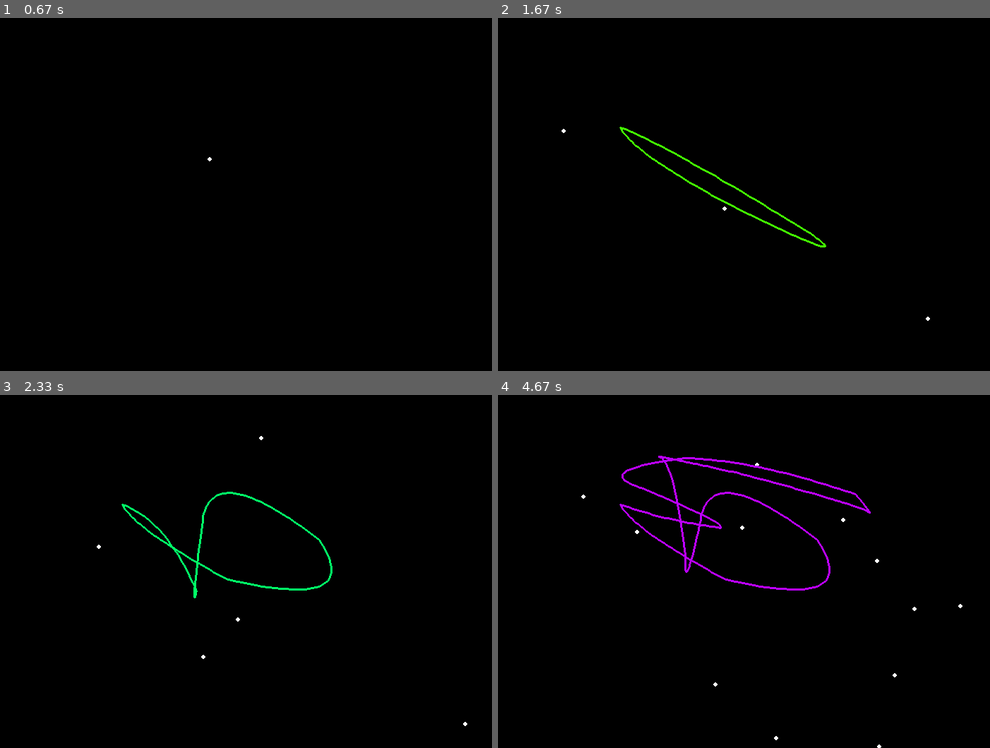
Above: before the commit, frames 1-4 (two rows, left to right).
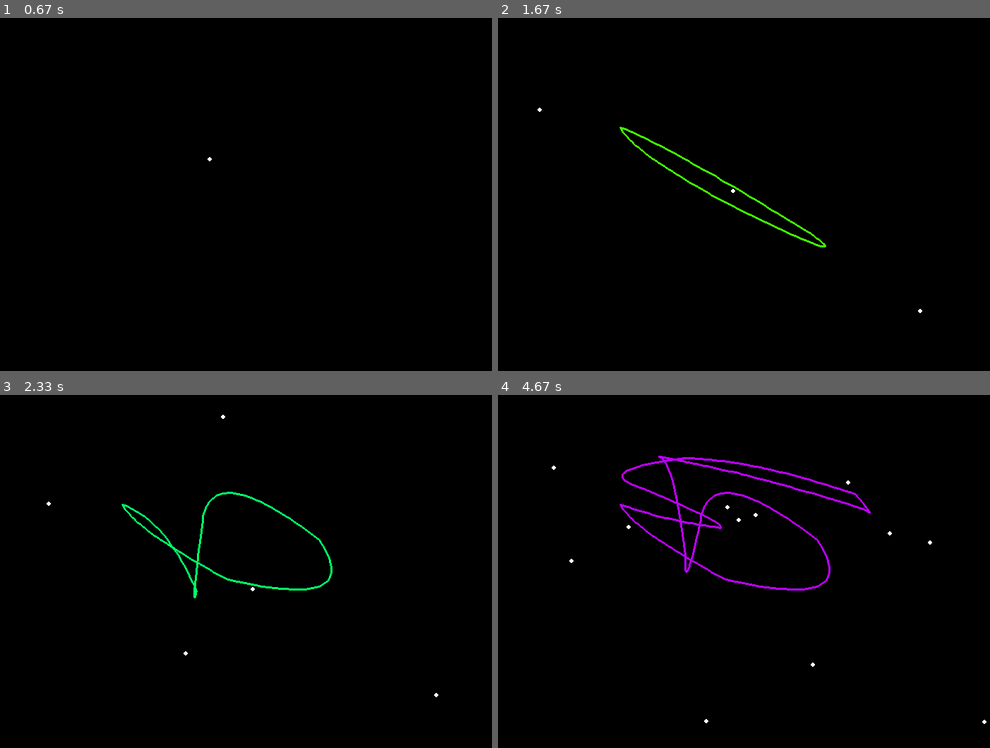
Above: after the commit, the same moments.

Repository: KonstantinSKY/python_lab
Game: pygame game, started from saver/saver.py
Two runs of this game, one before a commit and one after it. Both use one fixed random seed, a clock stepped at 60 frames per second and the inputs below.
Inputs (mouse positions are in pixels of both pictures, inside the frame that each line leads up to):
- Up to frame 1 (0.67 s): click (211, 159) at 0.38 s
- Up to frame 2 (1.67 s): tap P at 0.67 s; click (532, 95) at 1.05 s; click (916, 307) at 1.38 s
- Up to frame 3 (2.33 s): click (outside the picture) at 1.72 s; click (182, 645) at 2.05 s
- Up to frame 4 (4.67 s): click (689, 465) at 2.38 s; click (625, 447) at 2.72 s; click (857, 500) at 3.05 s; click (881, 525) at 3.38 s; click (827, 462) at 3.72 s; click (542, 455) at 4.05 s; click (734, 518) at 4.38 s

Frame 1 is identical in both runs. In frame 2, less than 0.1% of the frame differs, in the area x 8-88%, y 25-86%; in frame 3, less than 0.1%; in frame 4, 0.2%, in the area x 10-100%, y 19-100%.

Commit message:
1 refactoring saver

Diff:
--- a/saver/saver.py
+++ b/saver/saver.py
@@ -9,37 +9,56 @@
 
 
 class Vec2d:
+    def __init__(self, point):
+        self.point = list(point)
+
+    def __add__(self, other):
+        return Vec2d((self.point[0] + other.point[0], self.point[1] + other.point[1]))
+
+
+class Point:
     points_new = []
     diameter = 3
     color = (255, 255, 255)
 
-    def __init__(self, point, speed):
-        self.point = point
-        self.speed = speed
-        self.x_point = point[0]
-        self.y_point = point[1]
-        self.x_speed = speed[0]
-        self.y_speed = speed[1]
-        print(self.y_point)
-        Vec2d.points_new.append(self)
-
-    def add(self):
-        self.x_point += self.x_speed
-        self.y_point += self.y_speed
-        if self.x_point > SCREEN_DIM[0] or self.x_point < 0:
-            self.x_speed *= -1
-        if self.y_point > SCREEN_DIM[1] or self.y_point < 0:
-            self.y_speed *= -1
+    def __init__(self, point):
+        self.point = Vec2d(point)
+        self.speed = Vec2d((random.random(), random.random()))
+        self.x = self.point.point[0]
+        self.y = self.point.point[1]
+        Point.points_new.append(self)
+        print(Point.points_new)
+
+    def set(self):
+        self.point += self.speed
+        self.x = self.point.point[0]
+        self.y = self.point.point[1]
+
+        if self.x > SCREEN_DIM[0] or self.x < 0:
+            self.speed.point[0] *= -1
+        if self.y > SCREEN_DIM[1] or self.y < 0:
+            self.speed.point[1] *= -1
 
     @classmethod
     def set_points(cls):
         """функция перерасчета координат опорных точек"""
-        [point.add() for point in cls.points_new]
+        [point.set() for point in cls.points_new]
 
     @classmethod
     def draw_points(cls, display_obj):
         for point in cls.points_new:
-            pygame.draw.circle(display_obj, cls.color, (int(point.x_point), int(point.y_point)), cls.diameter)
+            pygame.draw.circle(display_obj, cls.color, (int(point.x), int(point.y)), cls.diameter)
+
+
+# class Polyline:
+#
+#     def __int__(self, point_1, point_2):
+#         pass
+#
+#     @classmethod
+#     def draw_lines(cls, display_obj):
+#         for point in cls.points_new:
+#             pygame.draw.circle(display_obj, cls.color, (int(point.x_point), int(point.y_point)), cls.diameter)
 
 
 # =======================================================================================
@@ -145,14 +164,14 @@
     return res
 
 
-def set_points(points, speeds):
-    """функция перерасчета координат опорных точек"""
-    for p in range(len(points)):
-        points[p] = add(points[p], speeds[p])
-        if points[p][0] > SCREEN_DIM[0] or points[p][0] < 0:
-            speeds[p] = (- speeds[p][0], speeds[p][1])
-        if points[p][1] > SCREEN_DIM[1] or points[p][1] < 0:
-            speeds[p] = (speeds[p][0], -speeds[p][1])
+# def set_points(points, speeds):
+#     """функция перерасчета координат опорных точек"""
+#     for p in range(len(points)):
+#         points[p] = add(points[p], speeds[p])
+#         if points[p][0] > SCREEN_DIM[0] or points[p][0] < 0:
+#             speeds[p] = (- speeds[p][0], speeds[p][1])
+#         if points[p][1] > SCREEN_DIM[1] or points[p][1] < 0:
+#             speeds[p] = (speeds[p][0], -speeds[p][1])
 
 
 # =======================================================================================
@@ -194,23 +213,22 @@
 
             if event.type == pygame.MOUSEBUTTONDOWN:
                 points.append(event.pos)
-                print(event.pos)
-                speeds.append((random.random() * 2, random.random() * 2))
-
-                Vec2d(event.pos, (random.random() * 2, random.random() * 2))
-                print(Vec2d.points_new)
+                # print(event.pos)
+                #speeds.append((random.random() * 2, random.random() * 2))
+
+                Point(event.pos)
+                #print(Vec2d.points_new)
 
         gameDisplay.fill((0, 0, 0))
         hue = (hue + 1) % 360
         color.hsla = (hue, 100, 50, 100)
         # draw_points(points)
-        Vec2d.draw_points(gameDisplay)
+        Point.draw_points(gameDisplay)
 
         draw_points(get_knot(points, steps), "line", 3, color)
         if not pause:
-
             # set_points(points, speeds)  # перерисовываем точки
-            Vec2d.set_points()
+            Point.set_points()
         if show_help:
             draw_help()
 
